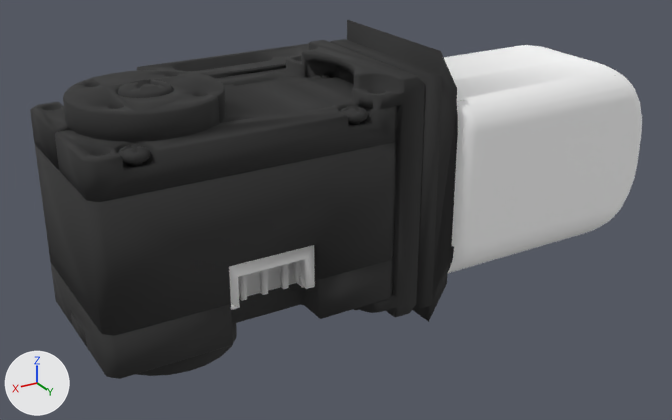
The OBJ model LeapProject/Assets/urdf/meshes/thumb_fingertip.obj, before and after one commit.
The view is the same before and after, from a 50 mm camera at (-0.0482, 0.1502, -0.0232) aimed at (-0.1023, 0.0599, -0.0684). The lights are fixed; the arrows at lower left show +X, +Y and +Z. Where no turn or scale is listed for an object, it has been applied to the vertices. Vertices at the same position are counted once.

The older version as bpy lines, for what is in view:
```python
me_thumb_fingertip = bpy.data.meshes.new('thumb_fingertip')
me_thumb_fingertip.from_pydata(...)  # 11066 vertices, 22232 faces; spans x -0.1406..-0.069, y 0.0441..0.0737, z -0.0798..-0.0468
# faces by material slot: [20598, 1634]
me_thumb_fingertip.materials.append(mat_black_plastic_001)  # black #2d2d2d
me_thumb_fingertip.materials.append(mat_fingertip)  # white #ffffff
ob_thumb_fingertip = bpy.data.objects.new('thumb_fingertip', me_thumb_fingertip)
ob_thumb_fingertip.location = (0.0, 0.0, 0.0)
```
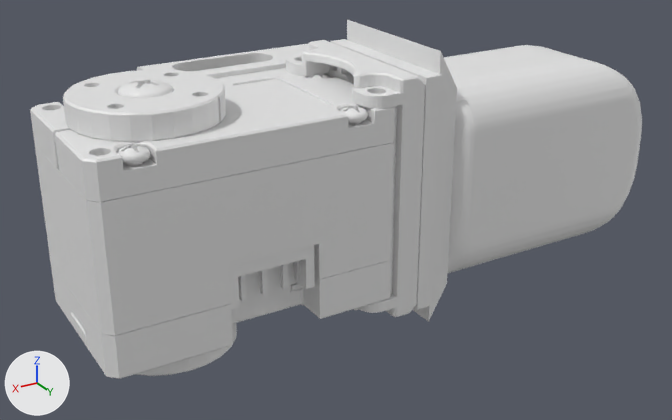
The newer file is also turned or shifted as a whole; pictures and numbers use the older file's frame.

The change, as a diff of the scene's bpy script:
```diff
--- a/LeapProject/Assets/urdf/meshes/thumb_fingertip.obj.py
+++ b/LeapProject/Assets/urdf/meshes/thumb_fingertip.obj.py
@@ me_thumb_fingertip @@
 # used by ob_thumb_fingertip; location = (0.0, 0.0, 0.0)
-me_thumb_fingertip.from_pydata(...)  # 11066 vertices, 22232 faces; spans x -0.1406..-0.069, y 0.0441..0.0737, z -0.0798..-0.0468
+me_thumb_fingertip.from_pydata(...)  # 11069 vertices, 22238 faces; spans x -0.1406..-0.069, y 0.0441..0.0737, z -0.0798..-0.0468
+# me_thumb_fingertip part 1: 20317 faces spanning x -0.1348..-0.069, y 0.0441..0.0727, z -0.0798..-0.0468 switch from mat_black_plastic_001 (black #2d2d2d) to no material
+# me_thumb_fingertip part 2: 1634 faces spanning x -0.1406..-0.0822, y 0.0526..0.0737, z -0.0753..-0.0513 switch from mat_fingertip (white #ffffff) to no material
+# me_thumb_fingertip part 3: the surface is now shaded flat
```

Boxes [x1, y1, x2, y2] around the edits, measured in the pictures (672 x 420 px):
part 1 of me_thumb_fingertip, recoloured (black to white)
    both: [30, 20, 461, 379]
part 2 of me_thumb_fingertip, recoloured
    both: [229, 45, 642, 310]
